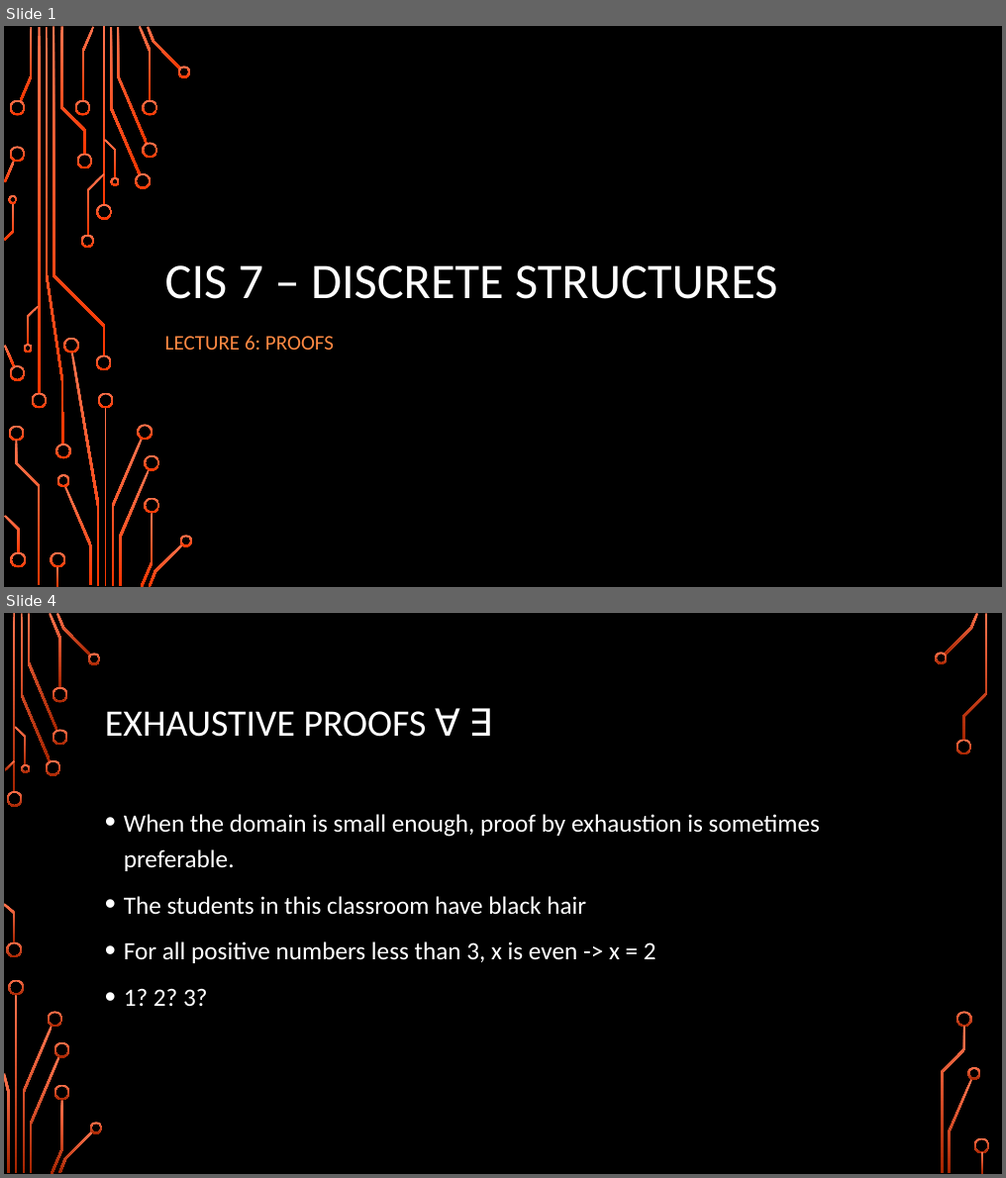
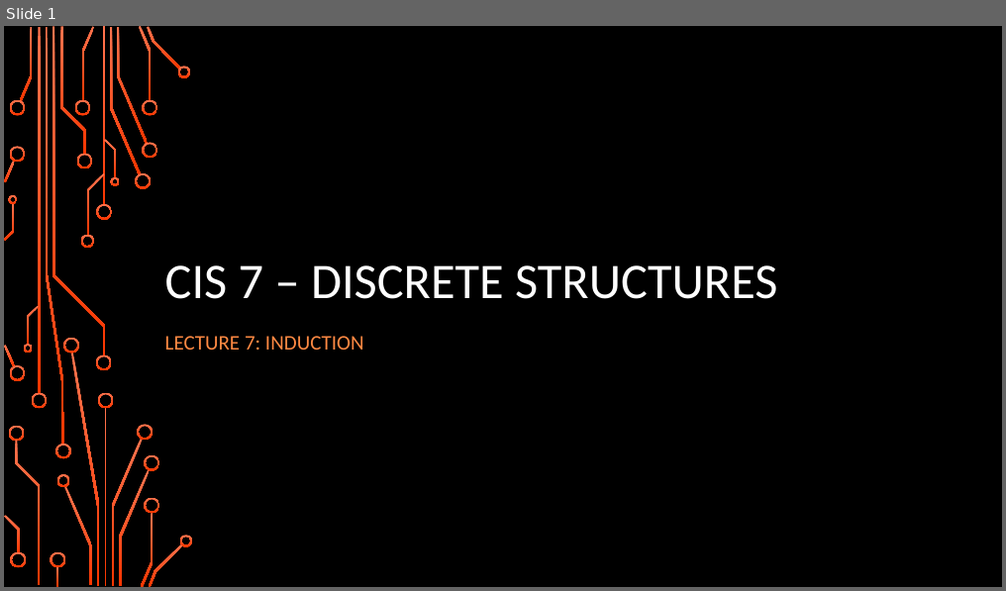
Before and after one commit to jameswilson281/CIS7---Discrete-Structures, a slide deck: Lectures/Lecture 7 - 20170920 Induction.pptx. Shown one above the other, each under a label of ours: slides 1 and 4 before the commit, slide 1 after it; the slides between them are not shown. The pictures are 1006x1178 and 1006x591 pixels, drawn with LibreOffice and Linux fonts; fonts in the diff are those of the drawing; background and template pictures are left out. Boxes give left, top, right and bottom in pixels: in the first picture for what was removed or moved away, otherwise in the second. Text is boxed around its words. In the diff, an @@ line names an element or a change of style, - is before the commit and + after.

```diff
--- a/Lectures/Lecture 7 - 20170920 Induction.pptx
+++ b/Lectures/Lecture 7 - 20170920 Induction.pptx
@@ slide 4 removed at [4, 613, 1002, 1174], background picture (left out) @@
@@ title removed at [105, 711, 427, 737] @@
-EXHAUSTIVE PROOFS ∀ ∃
@@ text removed at [124, 814, 820, 1006] @@
-• When the domain is small enough, proof by exhaustion is sometimes preferable.
-• The students in this classroom have black hair
-• For all positive numbers less than 3, x is even -> x = 2
-• 1? 2? 3?
@@ group removed at [4, 613, 990, 1174]: 33 freeform shapes, 3 rectangles @@
@@ slide 1 changed as well @@
@@ subtitle at [165, 336, 364, 350]: text changed @@
-LECTURE 6: PROOFS
+LECTURE 7: INDUCTION
```
Also in this commit, not shown: 3 other slides changed, 2 slides added, 6 other slides removed, 4 other files.
